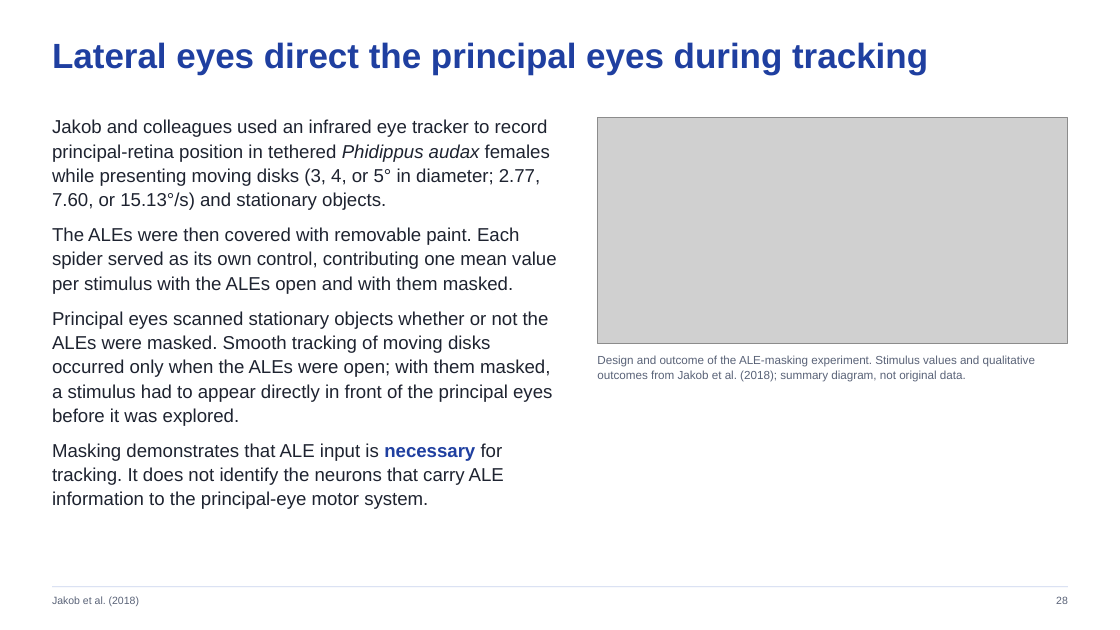
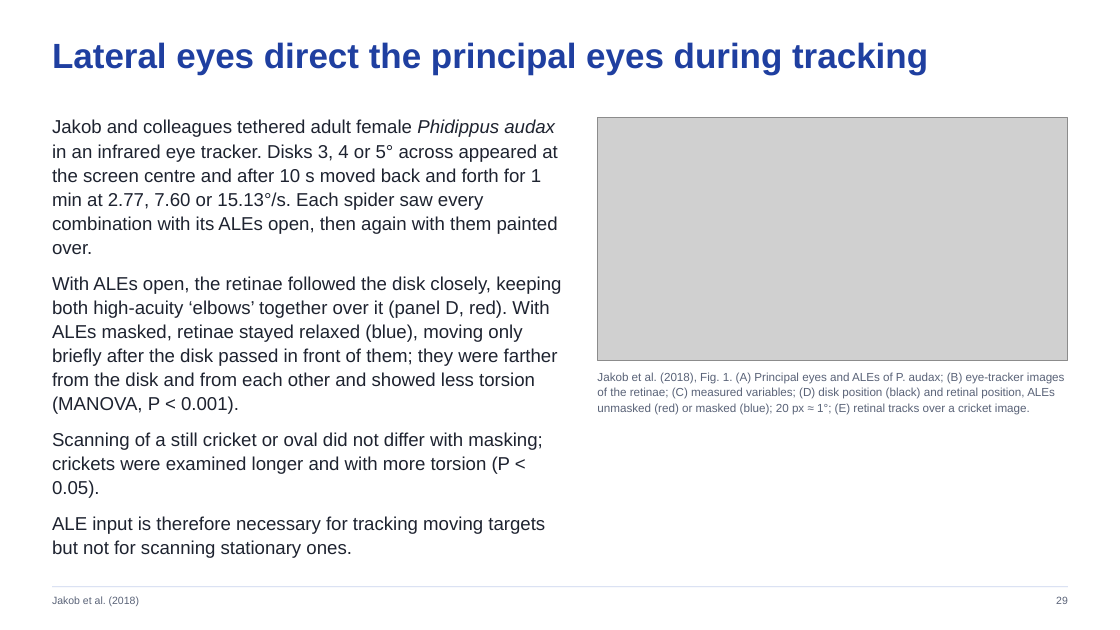
Before and after one commit to jordanxxlopez/NEUROETHOLOGY, a slide deck: slide 29 of lectures/L12/Neuroethology_Lecture12_FA2026.pptx (slide 28 before the commit). Drawn at 1120x630 pixels with LibreOffice and Linux fonts; fonts in the diff are those of the drawing; grey boxes stand for pictures. Boxes give left, top, right and bottom in pixels: in the first picture for what was removed or moved away, otherwise in the second. Text is boxed around its words. In the diff, an @@ line names an element or a change of style, - is before the commit and + after.

```diff
--- a/lectures/L12/Neuroethology_Lecture12_FA2026.pptx
+++ b/lectures/L12/Neuroethology_Lecture12_FA2026.pptx
@@ text at (52, 119, 561, 558): text changed @@
-Jakob and colleagues used an infrared eye tracker to record principal-retina position in tethered Phidippus audax females while presenting moving disks (3, 4, or 5° in diameter; 2.77, 7.60, or 15.13°/s) and stationary objects.
-The ALEs were then covered with removable paint. Each spider served as its own control, contributing one mean value per stimulus with the ALEs open and with them masked.
-Principal eyes scanned stationary objects whether or not the ALEs were masked. Smooth tracking of moving disks occurred only when the ALEs were open; with them masked, a stimulus had to appear directly in front of the principal eyes before it was explored.
-Masking demonstrates that ALE input is necessary for tracking. It does not identify the neurons that carry ALE information to the principal-eye motor system.
+Jakob and colleagues tethered adult female Phidippus audax in an infrared eye tracker. Disks 3, 4 or 5° across appeared at the screen centre and after 10 s moved back and forth for 1 min at 2.77, 7.60 or 15.13°/s. Each spider saw every combination with its ALEs open, then again with them painted over.
+With ALEs open, the retinae followed the disk closely, keeping both high-acuity ‘elbows’ together over it (panel D, red). With ALEs masked, retinae stayed relaxed (blue), moving only briefly after the disk passed in front of them; they were farther from the disk and from each other and showed less torsion (MANOVA, P < 0.001).
+Scanning of a still cricket or oval did not differ with masking; crickets were examined longer and with more torsion (P < 0.05).
+ALE input is therefore necessary for tracking moving targets but not for scanning stationary ones.
@@ picture: place and size @@
-picture at (597, 118, 1068, 343)
+picture at (597, 118, 1068, 360)
@@ text at (597, 372, 1065, 415): text changed @@
-Design and outcome of the ALE-masking experiment. Stimulus values and qualitative outcomes from Jakob et al. (2018); summary diagram, not original data.
+Jakob et al. (2018), Fig. 1. (A) Principal eyes and ALEs of P. audax; (B) eye-tracker images of the retinae; (C) measured variables; (D) disk position (black) and retinal position, ALEs unmasked (red) or masked (blue); 20 px ≈ 1°; (E) retinal tracks over a cricket image.
```
Also in this commit, not shown: 26 other slides changed, 8 slides added, 8 slides removed, 32 other files.
